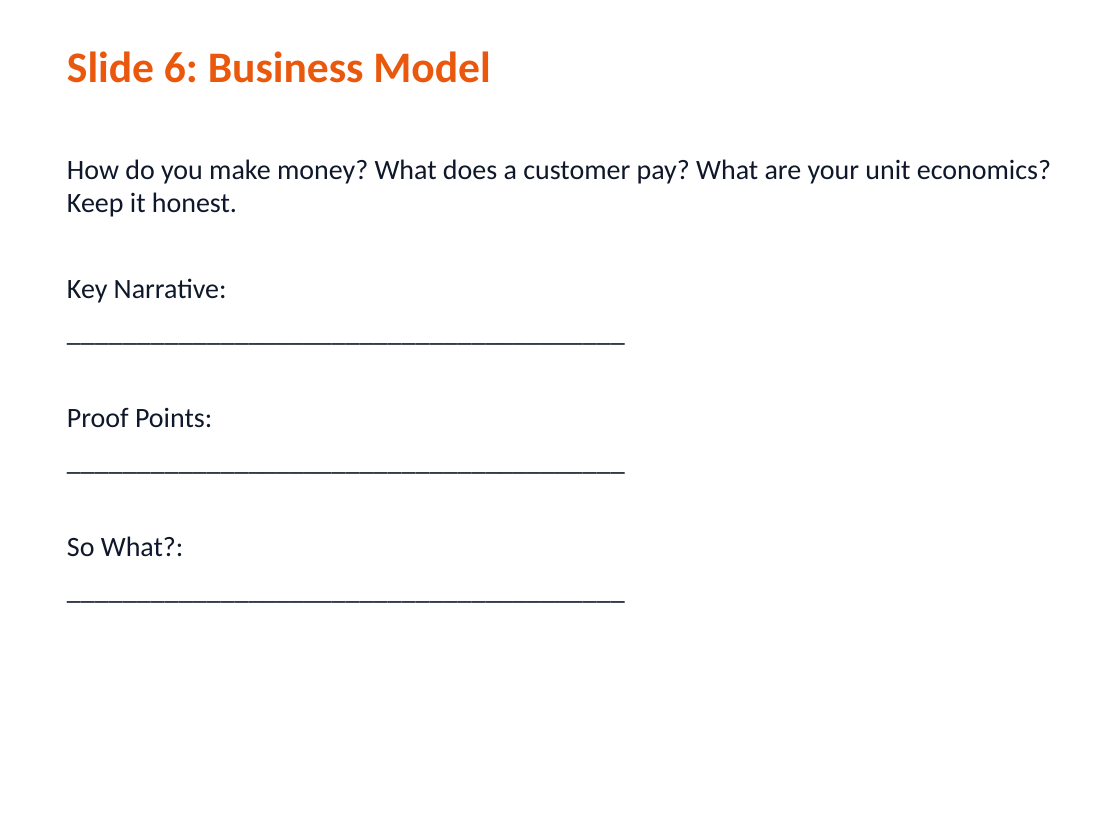
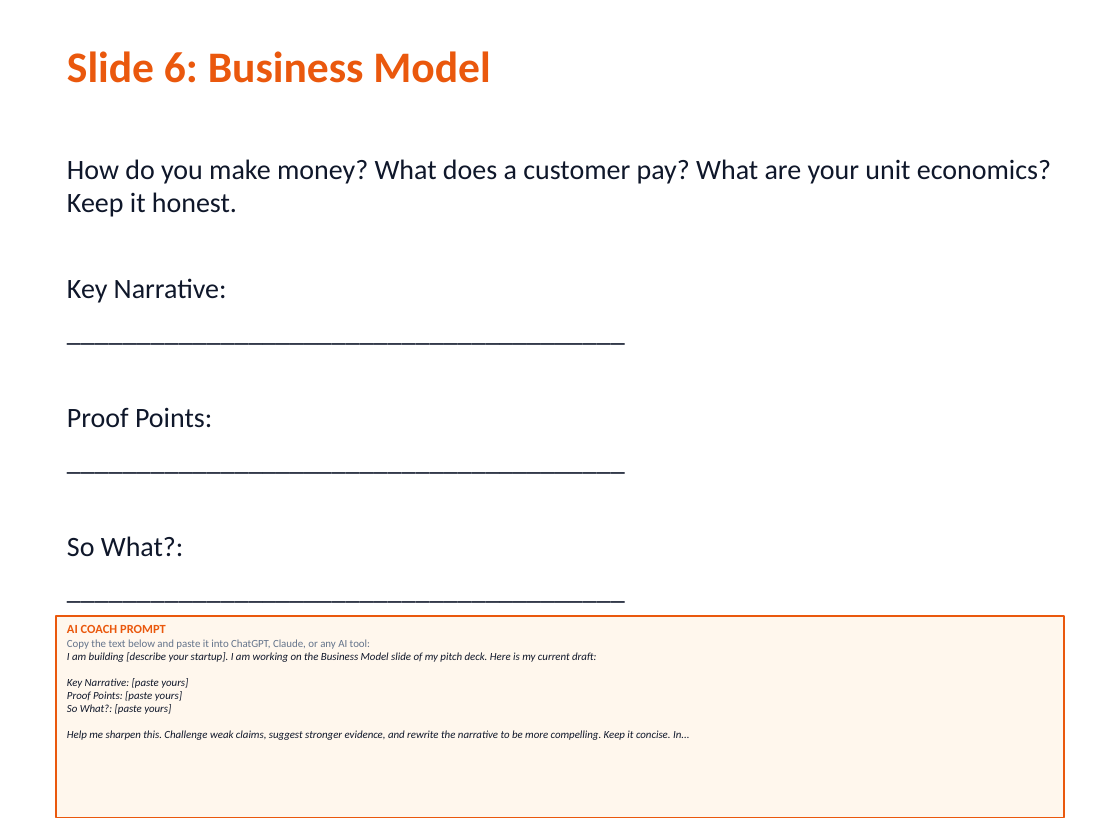
Before and after one commit to TheGinjaNinja/gnv-fundraising-workshop, a slide deck: slide 7 of low-tech/deck-building.pptx. Drawn at 1120x840 pixels with LibreOffice and Linux fonts; fonts in the diff are those of the drawing. Boxes give left, top, right and bottom in pixels: in the first picture for what was removed or moved away, otherwise in the second. Text is boxed around its words. In the diff, an @@ line names an element or a change of style, - is before the commit and + after.

```diff
--- a/low-tech/deck-building.pptx
+++ b/low-tech/deck-building.pptx
@@ rectangle added at (56,616,1064,818), fill #FFF7ED, outline #EA580D 1 pt, 7 pt, text #0F172A, italic @@
+AI COACH PROMPT
+Copy the text below and paste it into ChatGPT, Claude, or any AI tool:
+I am building [describe your startup]. I am working on the Business Model slide of my pitch deck. Here is my current draft:
+Key Narrative: [paste yours]
+Proof Points: [paste yours]
+So What?: [paste yours]
+Help me sharpen this. Challenge weak claims, suggest stronger evidence, and rewrite the narrative to be more compelling. Keep it concise. In...
```
Also in this commit, not shown: 11 other slides changed, 3 other files.
